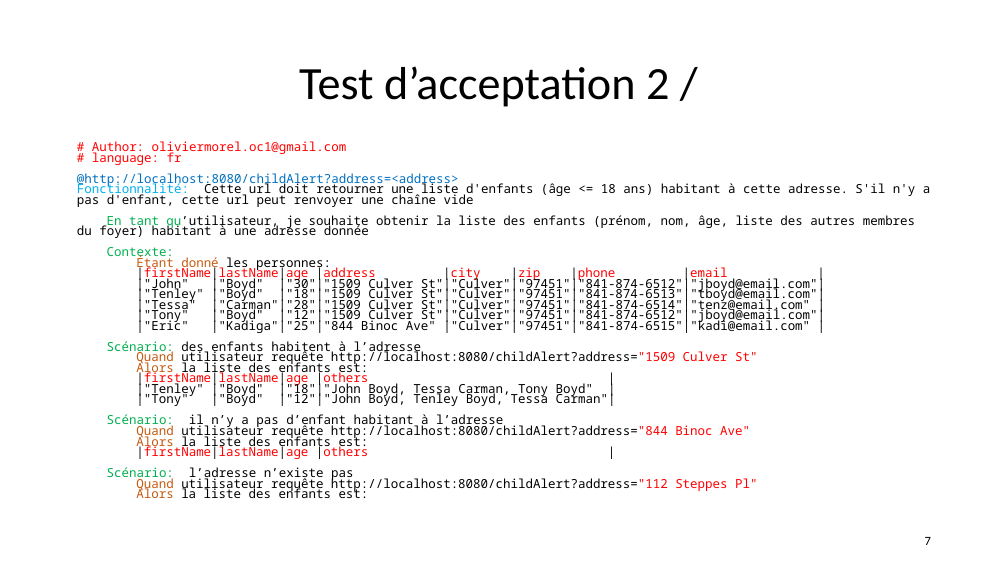
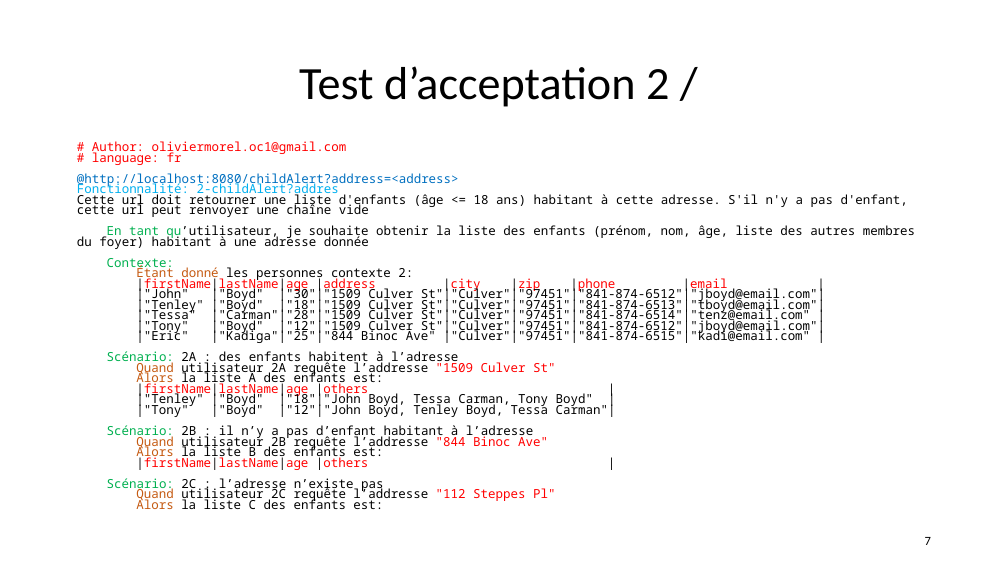
Before and after one commit to andrechico999/https-github.com-emmo78-com.safetynet.alerts, a slide deck: slide 7 of A_Livrables/MOREL_Olivier_4_slides_062022.pptx. Drawn at 1008x567 pixels with LibreOffice and Linux fonts; fonts in the diff are those of the drawing. Boxes give left, top, right and bottom in pixels: in the first picture for what was removed or moved away, otherwise in the second. Text is boxed around its words. In the diff, an @@ line names an element or a change of style, - is before the commit and + after.

```diff
--- a/A_Livrables/MOREL_Olivier_4_slides_062022.pptx
+++ b/A_Livrables/MOREL_Olivier_4_slides_062022.pptx
@@ text at [77,182,908,217]: text changed @@
-Fonctionnalité: Cette url doit retourner une liste d'enfants (âge <= 18 ans) habitant à cette adresse. S'il n'y a pas d'enfant, cette url peut renvoyer une chaîne vide
+Fonctionnalité: 2-childAlert?addres
+Cette url doit retourner une liste d'enfants (âge <= 18 ans) habitant à cette adresse. S'il n'y a pas d'enfant, cette url peut renvoyer une chaîne vide
@@ text at [136,266,413,282]: text changed @@
-Étant donné les personnes:
+Étant donné les personnes contexte 2:
@@ text at [107,351,555,387]: text changed @@
-Scénario: des enfants habitent à l’adresse
-Quand utilisateur requête http://localhost:8080/childAlert?address="1509 Culver St"
-Alors la liste des enfants est:
+Scénario: 2A : des enfants habitent à l’adresse
+Quand utilisateur 2A requête l’addresse "1509 Culver St"
+Alors la liste A des enfants est:
@@ text at [107,425,548,460]: text changed @@
-Scénario: il n’y a pas d’enfant habitant à l’adresse
-Quand utilisateur requête http://localhost:8080/childAlert?address="844 Binoc Ave"
-Alors la liste des enfants est:
+Scénario: 2B : il n’y a pas d’enfant habitant à l’adresse
+Quand utilisateur 2B requête l’addresse "844 Binoc Ave"
+Alors la liste B des enfants est:
@@ text at [107,478,555,509]: text changed @@
-Scénario: l’adresse n’existe pas
-Quand utilisateur requête http://localhost:8080/childAlert?address="112 Steppes Pl"
-Alors la liste des enfants est:
+Scénario: 2C : l’adresse n’existe pas
+Quand utilisateur 2C requête l’addresse "112 Steppes Pl"
+Alors la liste C des enfants est:
```
Also in this commit, not shown: 6 other slides changed, 19 other files.
